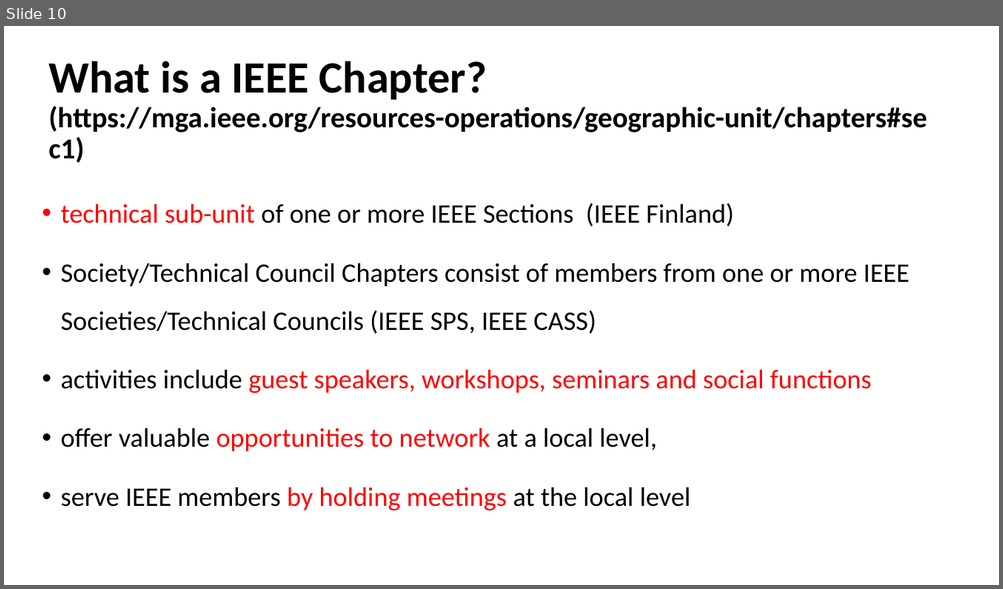
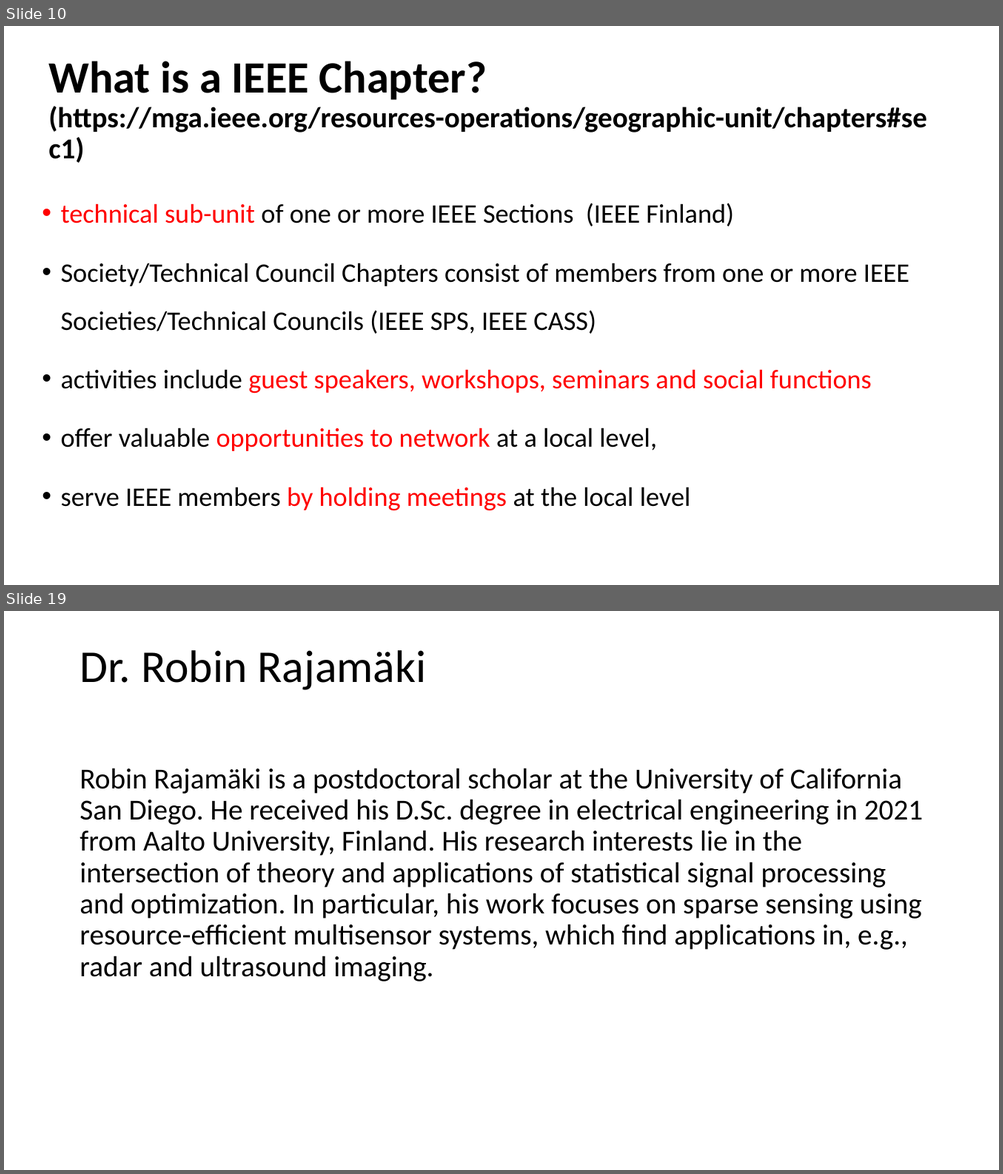
Before and after one commit to ieeespcasfinland/ieeespcasfinland.github.io, a slide deck: Slides05Oct_Ju.pptx. Shown one above the other, each under a label of ours: slide 10 before the commit, slides 10 and 19 after it; the slides between them are not shown. The pictures are 1003x589 and 1003x1174 pixels, drawn with LibreOffice and Linux fonts; fonts in the diff are those of the drawing. Boxes give left, top, right and bottom in pixels: in the first picture for what was removed or moved away, otherwise in the second. Text is boxed around its words. In the diff, an @@ line names an element or a change of style, - is before the commit and + after.

```diff
--- a/Slides05Oct_Ju.pptx
+++ b/Slides05Oct_Ju.pptx
@@ slide 19 added at <box>4,611,999,1170</box>, background #FFFFFF @@
@@ title added at <box>79,650,426,690</box>, 44 pt, text #000000 @@
+Dr. Robin Rajamäki
@@ text added at <box>79,768,922,982</box>, 28 pt, text #000000 @@
+Robin Rajamäki is a postdoctoral scholar at the University of California San Diego. He received his D.Sc. degree in electrical engineering in 2021 from Aalto University, Finland. His research interests lie in the intersection of theory and applications of statistical signal processing and optimization. In particular, his work focuses on sparse sensing using resource-efficient multisensor systems, which find applications in, e.g., radar and ultrasound imaging.
```
Also in this commit, not shown: 7 slides changed, 5 other slides added, 2 other files.
